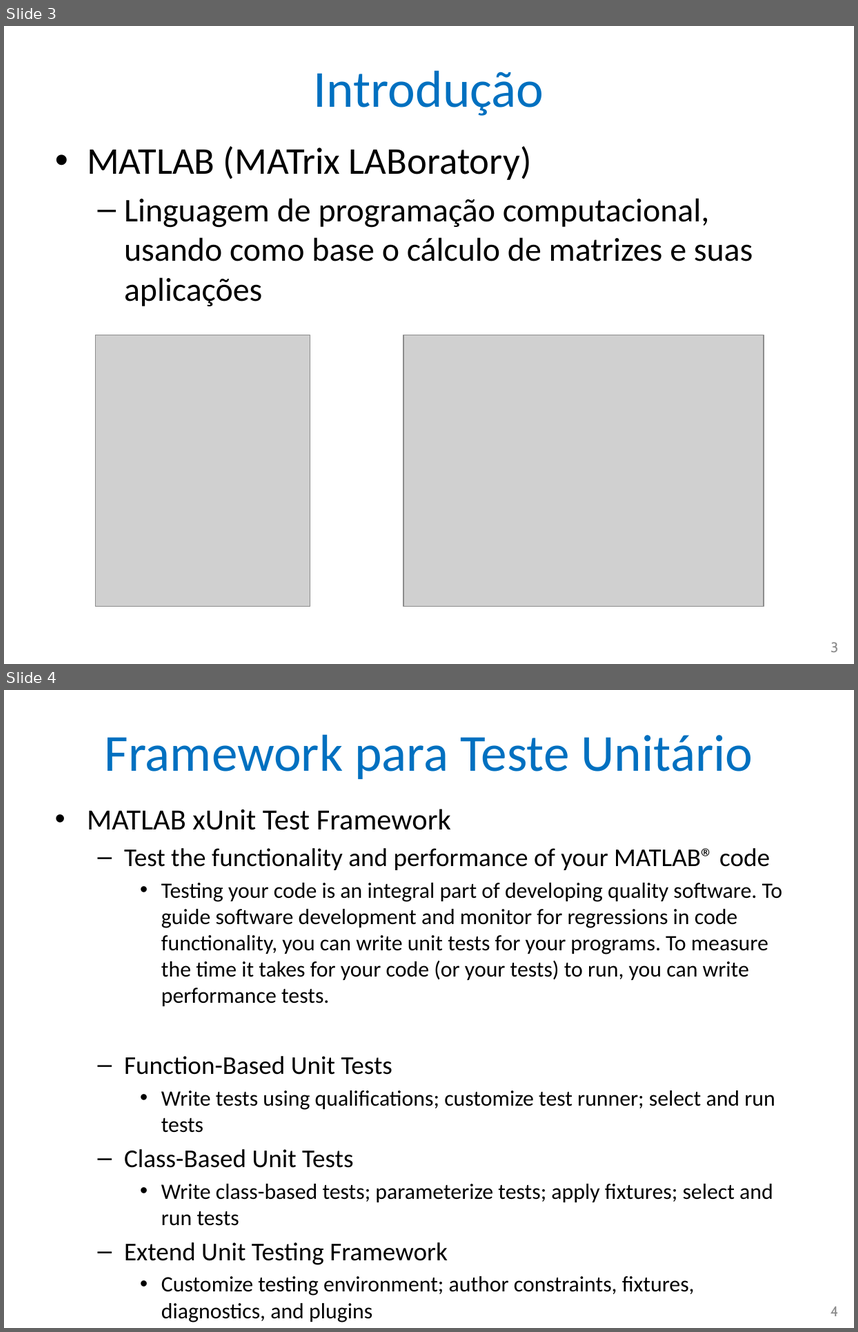
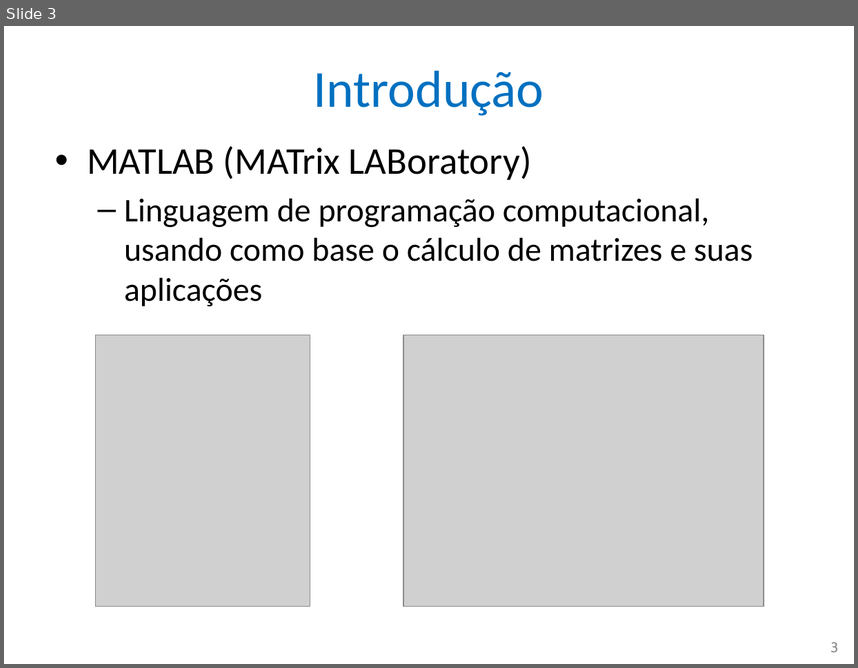
Before and after one commit to nascimentolwtn/INPE-CAP-385_DesenvolvimentoFrameworks, a slide deck: CAP385-00-Presentations/01-MATLAB xUnit Test Framework.pptx. Shown one above the other, each under a label of ours: slides 3 and 4 before the commit, slide 3 after it. The pictures are 858x1332 and 858x668 pixels, drawn with LibreOffice and Linux fonts; fonts in the diff are those of the drawing; grey boxes stand for pictures. Boxes give left, top, right and bottom in pixels: in the first picture for what was removed or moved away, otherwise in the second. Text is boxed around its words. In the diff, an @@ line names an element or a change of style, - is before the commit and + after.

```diff
--- a/CAP385-00-Presentations/01-MATLAB xUnit Test Framework.pptx
+++ b/CAP385-00-Presentations/01-MATLAB xUnit Test Framework.pptx
@@ slide 4 removed at [4,690,854,1328], background #FFFFFF @@
@@ title removed at [105,734,753,779] @@
-Framework para Teste Unitário
@@ text removed at [87,809,782,1265] @@
-• MATLAB xUnit Test Framework
-  – Test the functionality and performance of your MATLAB® code
-    • Testing your code is an integral part of developing quality software. To guide software development and monitor for regressions in code functionality, you can write unit tests for your programs. To measure the time it takes for your code (or your tests) to run, you can write performance tests.
-  – Function-Based Unit Tests
-    • Write tests using qualifications; customize test runner; select and run tests
-  – Class-Based Unit Tests
-    • Write class-based tests; parameterize tests; apply fixtures; select and run tests
-  – Extend Unit Testing Framework
-    • Customize testing environment; author constraints, fixtures, diagnostics, and plugins
@@ page number removed at [831,1305,838,1316] @@
-4
```
Also in this commit, not shown: 6 slides added, 2 other slides removed.
